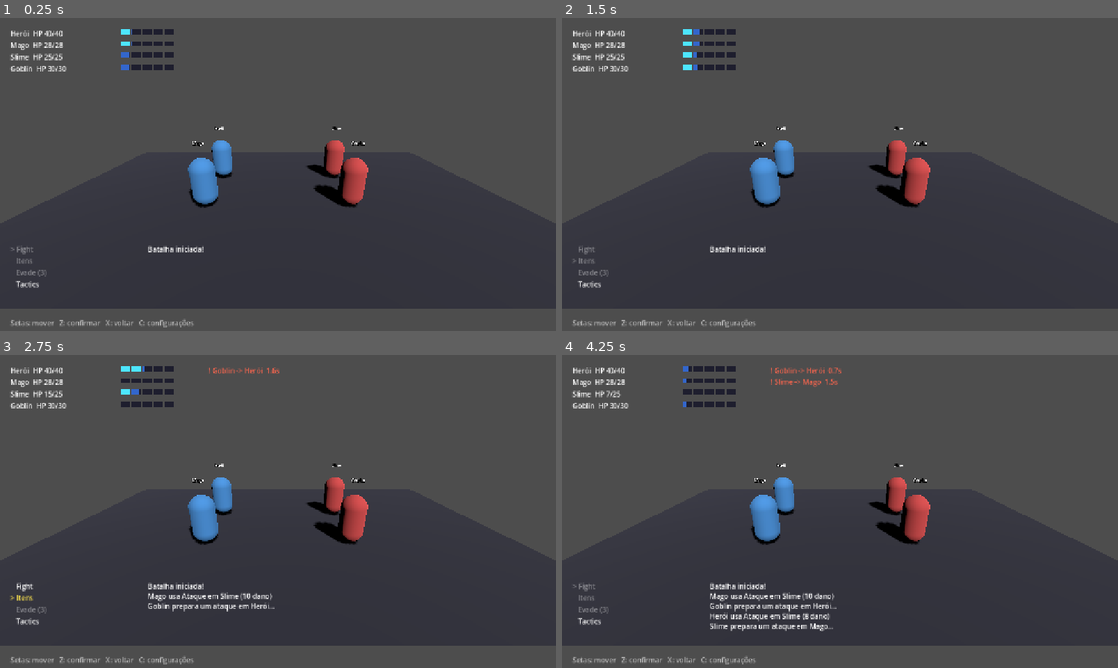
Above: before the commit, frames 1-4 (two rows, left to right).
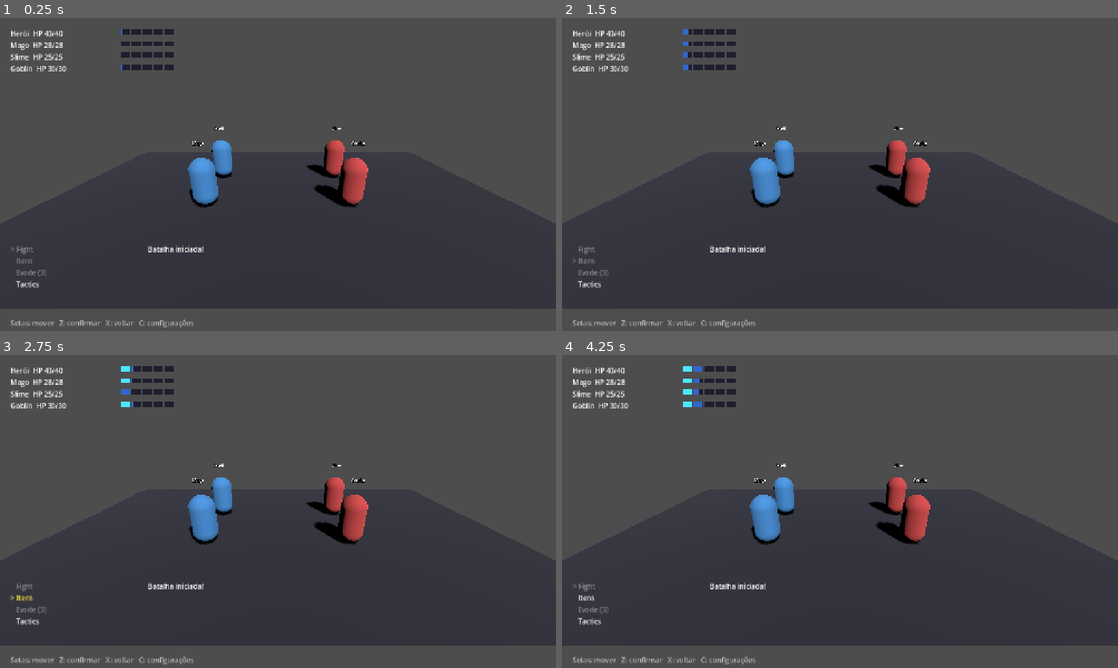
Above: after the commit, the same moments.

Repository: Ziaker/crawlmon
Game: Godot game, scene res://scenes/battle.tscn
Same seed, same stepped clock (60 frames per second), same inputs: the game is played once before the commit and once after it. This scene is started directly instead of the project's main scene.
Inputs:
- Up to frame 1 (0.25 s): no input
- Up to frame 2 (1.5 s): tap Enter at 0.5 s; hold Right (ui_right) 0.53-1.28 s; hold Z (confirm) 0.53-1.28 s; hold Down (ui_down) from 1.28 s (still down); tap Z (confirm) at 1.35 s
- Up to frame 3 (2.75 s): tap Z (confirm) at 2 s; release Down (ui_down) at 2.03 s; hold Right (ui_right) from 2.03 s (still down); hold Z (confirm) from 2.03 s (still down)
- Up to frame 4 (4.25 s): release Right (ui_right) at 2.78 s; release Z (confirm) at 2.78 s; hold Up (ui_up) 2.78-3.53 s; tap Z (confirm) at 2.85, 3.5 s; hold Left (ui_left) from 3.53 s (still down); hold Z (confirm) from 3.53 s (still down); tap X (menu) at 4.15 s

The runs differ from the first frame. In frame 1, 0.1% of the frame differs, in the area x 21-24%, y 3-17%; in frame 2, 0.2%; in frame 3, 0.8%; in frame 4, 1.5%, in the area x 3-51%, y 3-89%.

Commit message:
Remove invented mechanics: evade chance, item cost 2, settings, bonuses, randomness
Co-Authored-By: Claude Sonnet 5.5 <noreply@anthropic.com>

Diff:
--- a/scripts/autoload/game_state.gd
+++ b/scripts/autoload/game_state.gd
@@ -11,8 +11,7 @@
 var defeated: Array[String] = []
 var in_battle := false
 var party: Array[Combatant] = []
-var inventory: Dictionary = {"potion": 3, "amulet_str": 1, "boots": 1}
-var settings := {"atb_speed": 1.0, "pause_in_menus": true}
+var inventory: Dictionary = {"potion": 3, "amulet": 1, "charm": 1}
 
 
 func _ready() -> void:
@@ -32,9 +31,6 @@
 func end_battle(player_won: bool) -> void:
 	if player_won:
 		defeated.append(encounter_id)
-	else:
-		for c in party:  # Placeholder: no game over yet, just patch everyone up.
-			c.hp = c.max_hp
 	encounter_id = ""
 	in_battle = false
 	get_tree().change_scene_to_file.call_deferred(EXPLORATION)
--- a/scripts/combat/battle.gd
+++ b/scripts/combat/battle.gd
@@ -1,9 +1,8 @@
 class_name Battle
 extends Node
 ## ATB battle rules. Every combatant has a 5-block gauge that fills over time.
-## Normal actions cost 2 blocks. Enemies telegraph attacks (a wind-up) which an
-## ally can try to Evade for 3 blocks; a successful evade grants a free burst
-## action. party[0] is the player-controlled leader, the rest follow Tactics.
+## Skills cost 2 blocks, items 1. Enemy attacks take a moment to land; Evade
+## (3 blocks) dodges one and grants a burst (free extra action). party[0] is the player-controlled leader, the rest follow Tactics.
 
 signal log_message(text: String)
 signal battle_ended(player_won: bool)
@@ -17,34 +16,32 @@
 	var dodged := false
 	var evade_tried := false
 
-const ACTION_BLOCKS := 2.0
+const SKILL_BLOCKS := 2.0
+const ITEM_BLOCKS := 1.0
 const EVADE_BLOCKS := 3.0
 const WINDUP := 1.6  ## Seconds an enemy attack takes to land.
-const EVADE_CHANCE := 0.6
 
 var party: Array[Combatant] = []
 var enemies: Array[Combatant] = []
 var incoming: Array[Incoming] = []
 var running := false
-var menu_paused := false  ## Set by the UI while a submenu is open (if enabled).
 
 
 func start(p_party: Array[Combatant], p_enemies: Array[Combatant]) -> void:
 	party = p_party
 	enemies = p_enemies
 	for c in party:
-		c.atb = 1.0
+		c.atb = 0.0
 		c.burst = 0
 	for e in enemies:
-		e.atb = randf_range(0.5, 1.5)
+		e.atb = 0.0
 	running = true
 	log_message.emit("Batalha iniciada!")
 
 
 func _process(delta: float) -> void:
-	if not running or menu_paused:
+	if not running:
 		return
-	delta *= GameState.settings["atb_speed"]
 	for c in party + enemies:
 		c.tick(delta)
 	_enemy_ai()
@@ -65,11 +62,11 @@
 
 
 func use_item(actor: Combatant, item: Item, target: Combatant) -> bool:
-	if item.kind != Item.Kind.CONSUMABLE or not actor.can_pay(ACTION_BLOCKS):
+	if item.kind != Item.Kind.CONSUMABLE or not actor.can_pay(ITEM_BLOCKS):
 		return false
 	if not actor.is_alive() or GameState.item_count(item.id) <= 0:
 		return false
-	actor.pay(ACTION_BLOCKS)
+	actor.pay(ITEM_BLOCKS)
 	GameState.remove_item(item.id)
 	target.heal(item.heal)
 	log_message.emit("%s usa %s em %s" % [actor.name, item.display_name, target.name])
@@ -91,12 +88,9 @@
 		return false
 	actor.atb -= EVADE_BLOCKS
 	inc.evade_tried = true
-	if randf() < EVADE_CHANCE:
-		inc.dodged = true
-		actor.burst = mini(actor.burst + 1, Combatant.BURST_MAX)
-		log_message.emit("%s desvia do ataque de %s! BURST!" % [actor.name, inc.attacker.name])
-	else:
-		log_message.emit("%s tenta desviar, mas falha." % actor.name)
+	inc.dodged = true
+	actor.burst = mini(actor.burst + 1, Combatant.BURST_MAX)
+	log_message.emit("%s desvia do ataque de %s! BURST!" % [actor.name, inc.attacker.name])
 	return true
 
 
@@ -104,12 +98,12 @@
 
 func _enemy_ai() -> void:
 	for e in enemies:
-		if not e.is_alive() or e.atb < ACTION_BLOCKS or _is_winding_up(e):
+		if not e.is_alive() or e.atb < SKILL_BLOCKS or _is_winding_up(e):
 			continue
-		var target := _random_alive(party)
+		var target := _first_alive(party)
 		if target == null:
 			return
-		e.pay(ACTION_BLOCKS)
+		e.pay(SKILL_BLOCKS)
 		var inc := Incoming.new()
 		inc.attacker = e
 		inc.target = target
@@ -125,11 +119,9 @@
 			continue
 		if a.react_policy == Combatant.React.EVADE:
 			try_evade(a, find_evadable(a))
-		# Allies that react by evading keep a reserve: they only act on a full gauge.
-		var threshold := Combatant.BLOCKS if a.react_policy == Combatant.React.EVADE else ACTION_BLOCKS
-		if a.act_policy == Combatant.Act.HOLD or a.atb < threshold:
+		if a.act_policy == Combatant.Act.HOLD or a.atb < SKILL_BLOCKS:
 			continue
-		var target := _random_alive(enemies)
+		var target := _first_alive(enemies)
 		if target == null:
 			return
 		use_skill(a, _pick_skill(a), target)
@@ -137,9 +129,9 @@
 
 func _pick_skill(a: Combatant) -> Skill:
 	if a.act_policy == Combatant.Act.SKILL and not a.skills.is_empty():
-		var skill: Skill = a.skills.pick_random()
-		if a.can_pay(skill.cost):
-			return skill
+		for skill in a.skills:
+			if a.can_pay(skill.cost):
+				return skill
 	return Skill.basic()
 
 
@@ -169,21 +161,23 @@
 
 
 func _hit(attacker: Combatant, target: Combatant, power: float, label: String) -> void:
-	var dmg := maxi(1, roundi(attacker.attack * power) + randi_range(-2, 2))
+	var dmg := maxi(1, roundi(attacker.attack * power))
 	target.take_damage(dmg)
 	log_message.emit("%s usa %s em %s (%d dano)" % [attacker.name, label, target.name, dmg])
 
 
-func _random_alive(list: Array[Combatant]) -> Combatant:
-	var alive := list.filter(func(c: Combatant) -> bool: return c.is_alive())
-	return alive.pick_random() if not alive.is_empty() else null
+func _first_alive(list: Array[Combatant]) -> Combatant:
+	for c in list:
+		if c.is_alive():
+			return c
+	return null
 
 
 func _check_end() -> void:
 	if not running:
 		return
-	var enemies_dead := _random_alive(enemies) == null
-	var party_dead := _random_alive(party) == null
+	var enemies_dead := _first_alive(enemies) == null
+	var party_dead := _first_alive(party) == null
 	if not enemies_dead and not party_dead:
 		return
 	running = false
--- a/scripts/combat/battle_scene.gd
+++ b/scripts/combat/battle_scene.gd
@@ -176,7 +176,6 @@
 
 func _set_state(s: S) -> void:
 	state = s
-	battle.menu_paused = s != S.MAIN and GameState.settings["pause_in_menus"]
 	_marker.visible = s == S.TARGET
 
 
@@ -191,8 +190,8 @@
 
 
 func _update_main_enabled() -> void:
-	_menu.set_enabled(0, leader.can_pay(Battle.ACTION_BLOCKS))
-	_menu.set_enabled(1, leader.can_pay(Battle.ACTION_BLOCKS) and not _consumables().is_empty())
+	_menu.set_enabled(0, leader.can_pay(Battle.SKILL_BLOCKS))
+	_menu.set_enabled(1, leader.can_pay(Battle.ITEM_BLOCKS) and not _consumables().is_empty())
 	_menu.set_enabled(2, battle.find_evadable(leader) != null)
 
 
--- a/scripts/combat/combatant.gd
+++ b/scripts/combat/combatant.gd
@@ -27,13 +27,11 @@
 
 var attack: int:
 	get:
-		var held := get_held_item()
-		return base_attack + (held.attack_bonus if held else 0)
+		return base_attack
 
 var speed: float:
 	get:
-		var held := get_held_item()
-		return base_speed + (held.speed_bonus if held else 0.0)
+		return base_speed
 
 
 func _init(p_name: String, p_hp: int, p_attack: int, p_speed: float, p_is_player: bool) -> void:
--- a/scripts/data/item.gd
+++ b/scripts/data/item.gd
@@ -12,8 +12,6 @@
 var kind: Kind
 var description: String
 var heal := 0
-var attack_bonus := 0
-var speed_bonus := 0.0
 
 
 static func get_item(item_id: String) -> Item:
@@ -25,10 +23,8 @@
 static func _build_db() -> void:
 	var potion := _make("potion", "Poção", Kind.CONSUMABLE, "Recupera 30 de HP.")
 	potion.heal = 30
-	var amulet := _make("amulet_str", "Amuleto de Força", Kind.HELD, "Segurando: +2 de ataque.")
-	amulet.attack_bonus = 2
-	var boots := _make("boots", "Botas Leves", Kind.HELD, "Segurando: ATB 0.1 bloco/s mais rápido.")
-	boots.speed_bonus = 0.1
+	_make("amulet", "Amuleto", Kind.HELD, "Item para segurar (sem efeito ainda).")
+	_make("charm", "Talismã", Kind.HELD, "Item para segurar (sem efeito ainda).")
 
 
 static func _make(p_id: String, p_name: String, p_kind: Kind, p_desc: String) -> Item:
--- a/scripts/ui/menus.gd
+++ b/scripts/ui/menus.gd
@@ -5,7 +5,6 @@
 enum Mode { NONE, TABS, PICK, SETTINGS }
 
 const TABS := ["Itens", "Status", "Segurar"]
-const ATB_SPEEDS := [0.5, 1.0, 1.5, 2.0]
 
 var mode := Mode.NONE
 var tab := 0
@@ -147,13 +146,10 @@
 
 # --- Settings --------------------------------------------------------------
 
-func _build_settings(keep_index: bool) -> void:
+func _build_settings(_keep_index: bool) -> void:
 	mode = Mode.SETTINGS
-	_title.text = "Configurações  (Z altera, X ou C fecha)"
-	_list.set_entries([
-		"ATB pausa nos submenus: %s" % ("Sim" if GameState.settings["pause_in_menus"] else "Não"),
-		"Velocidade do ATB: %.1fx" % GameState.settings["atb_speed"],
-	], keep_index)
+	_title.text = "Configurações  (X ou C fecha)"
+	_list.set_entries([{"text": "(vazio)", "enabled": false}])
 
 
 # --- Signals ---------------------------------------------------------------
@@ -170,13 +166,6 @@
 		Mode.PICK:
 			_pick_action.call(GameState.party[i])
 			_build_tab()
-		Mode.SETTINGS:
-			if i == 0:
-				GameState.settings["pause_in_menus"] = not GameState.settings["pause_in_menus"]
-			else:
-				var next := (ATB_SPEEDS.find(GameState.settings["atb_speed"]) + 1) % ATB_SPEEDS.size()
-				GameState.settings["atb_speed"] = ATB_SPEEDS[next]
-			_build_settings(true)
 
 
 func _on_cancelled() -> void:
